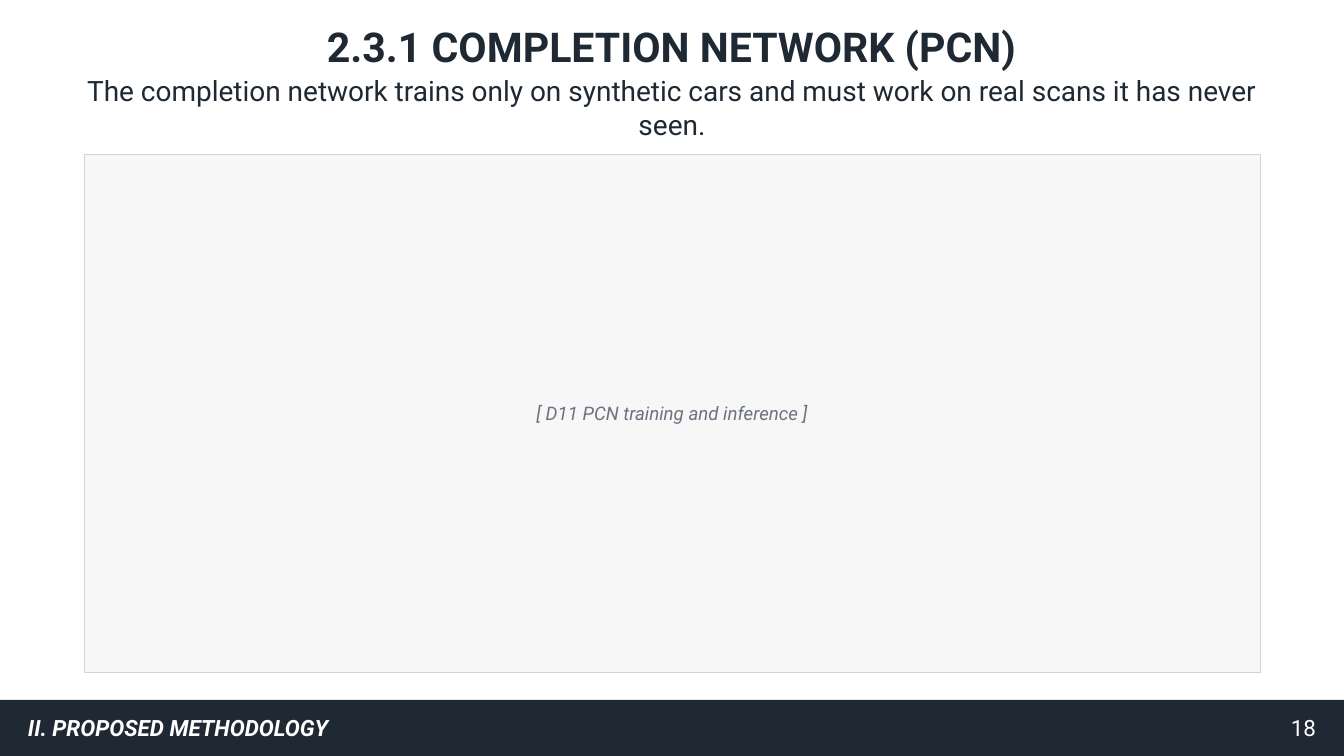
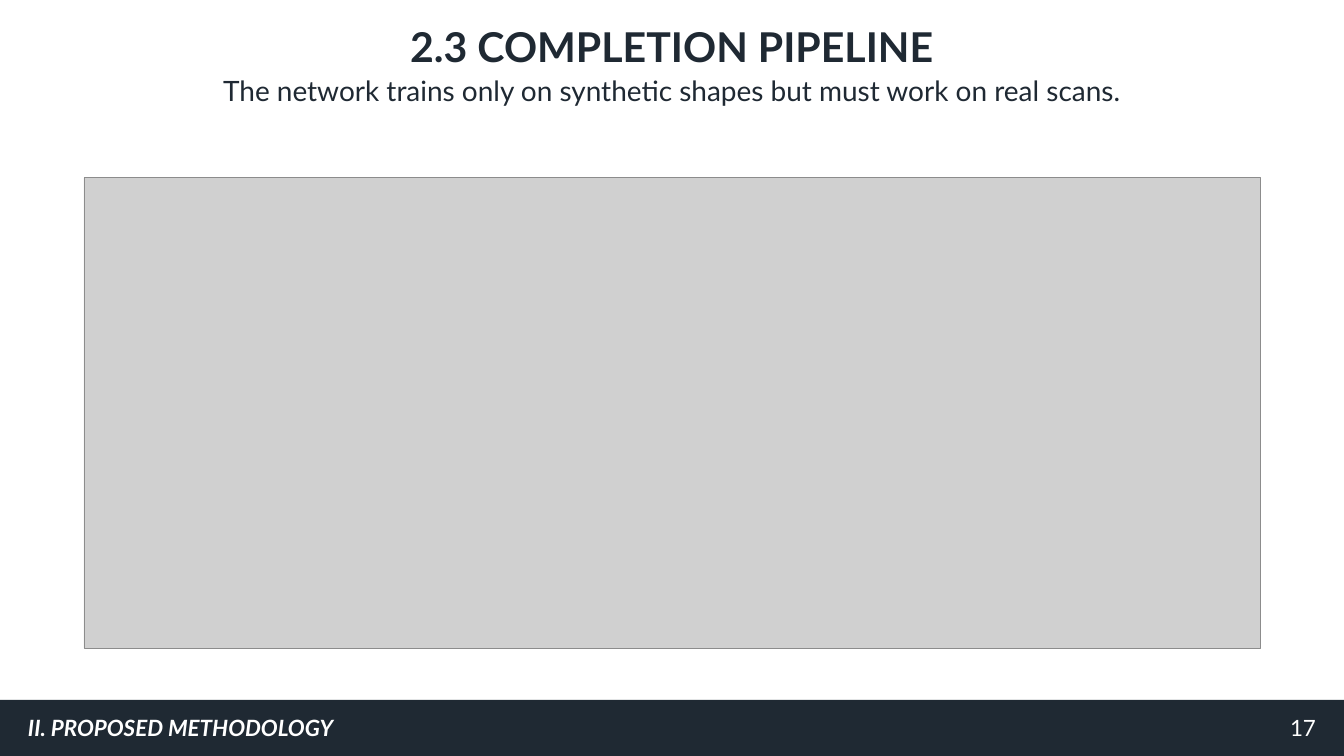
Before and after one commit to gooners006/LIDAR_Segmentation, a slide deck: slide 17 of docs/defense/deck_v2.pptx (slide 18 before the commit). Drawn at 1344x756 pixels with LibreOffice and Linux fonts; fonts in the diff are those of the drawing; grey boxes stand for pictures. Boxes give left, top, right and bottom in pixels: in the first picture for what was removed or moved away, otherwise in the second. Text is boxed around its words. In the diff, an @@ line names an element or a change of style, - is before the commit and + after.

```diff
--- a/docs/defense/deck_v2.pptx
+++ b/docs/defense/deck_v2.pptx
@@ text at bbox=[410, 32, 933, 63]: text changed; font Roboto to Lato @@
-2.3.1 COMPLETION NETWORK (PCN)
+2.3 COMPLETION PIPELINE
@@ text at bbox=[223, 80, 1120, 106]: text changed; font Roboto to Lato @@
-The completion network trains only on synthetic cars and must work on real scans it has never seen.
+The network trains only on synthetic shapes but must work on real scans.
@@ rectangle removed at bbox=[84, 154, 1260, 672] @@
@@ picture added at bbox=[84, 178, 1260, 648] @@
@@ text removed at bbox=[546, 406, 798, 424] @@
-[ D11 PCN training and inference ]
@@ text "II. PROPOSED METHODOLOGY" at bbox=[28, 719, 333, 736]: font Roboto to Lato @@
@@ text at bbox=[1290, 720, 1316, 736]: text changed; font Roboto to Lato @@
-18
+17
```
Also in this commit, not shown: 56 other slides changed, 4 slides added, 4 slides removed, 53 other files.
